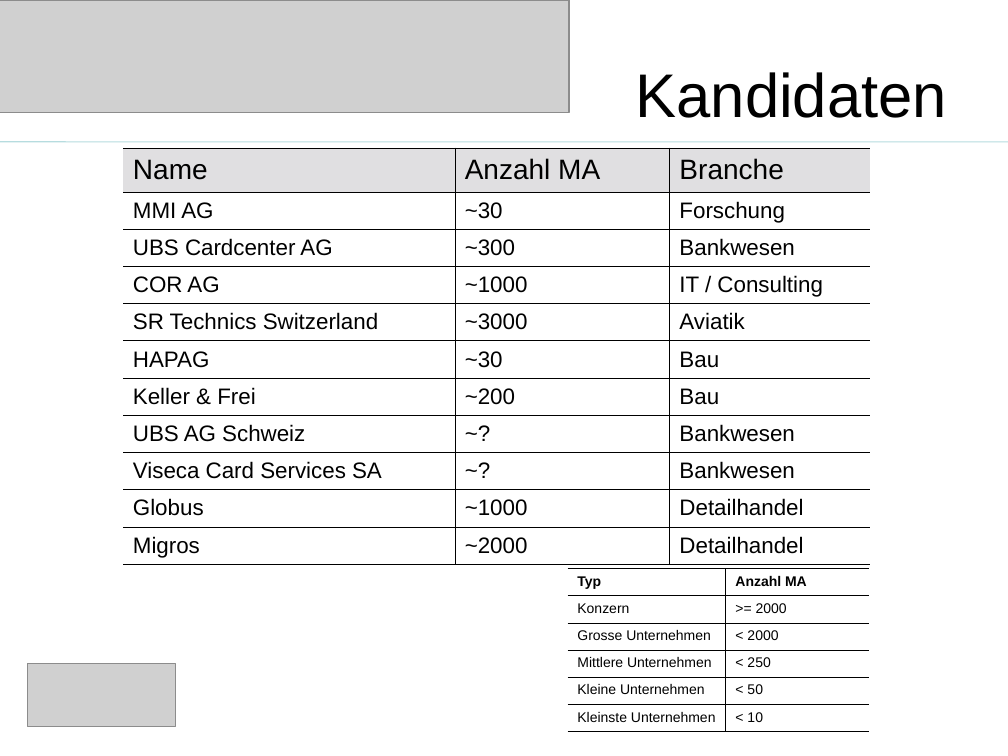
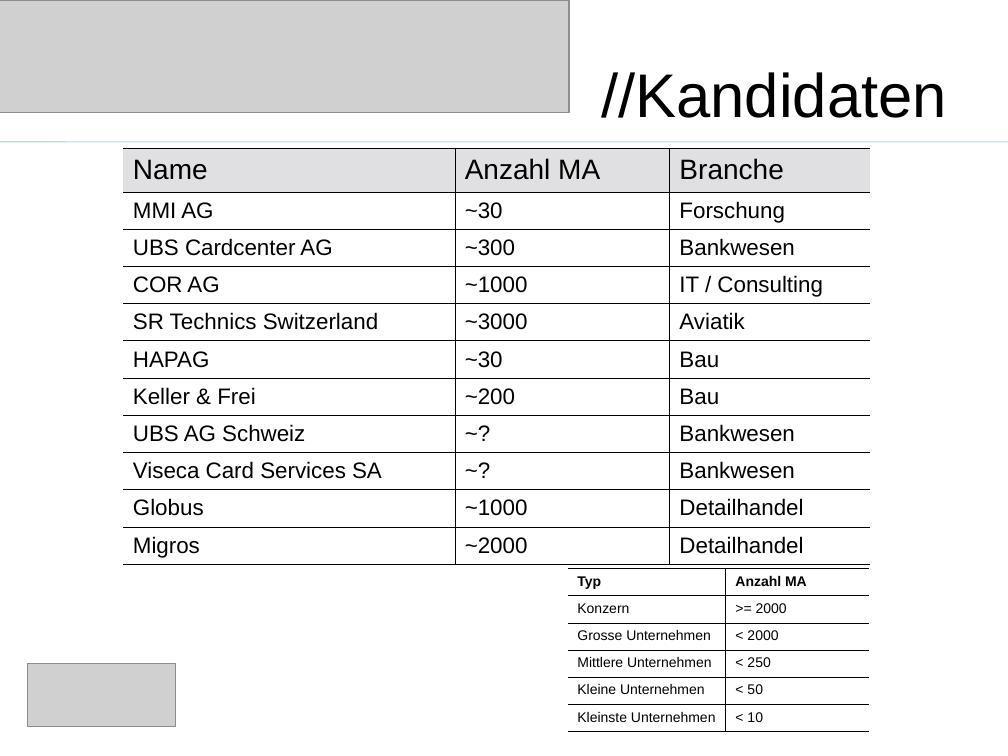
Before and after one commit to saw303/masterstudy, a slide deck: slide 15 of disposition/Präsentation.ppt (slide 12 before the commit). Drawn at 1008x756 pixels with LibreOffice and Linux fonts; fonts in the diff are those of the drawing; grey boxes stand for pictures. Boxes give left, top, right and bottom in pixels: in the first picture for what was removed or moved away, otherwise in the second. Text is boxed around its words. In the diff, an @@ line names an element or a change of style, - is before the commit and + after.

```diff
--- a/disposition/Präsentation.ppt
+++ b/disposition/Präsentation.ppt
@@ title at (601,72,947,118): text changed @@
-Kandidaten
+//Kandidaten
```
Also in this commit, not shown: 9 other slides changed, 8 slides added, 5 slides removed, 1 other file.
